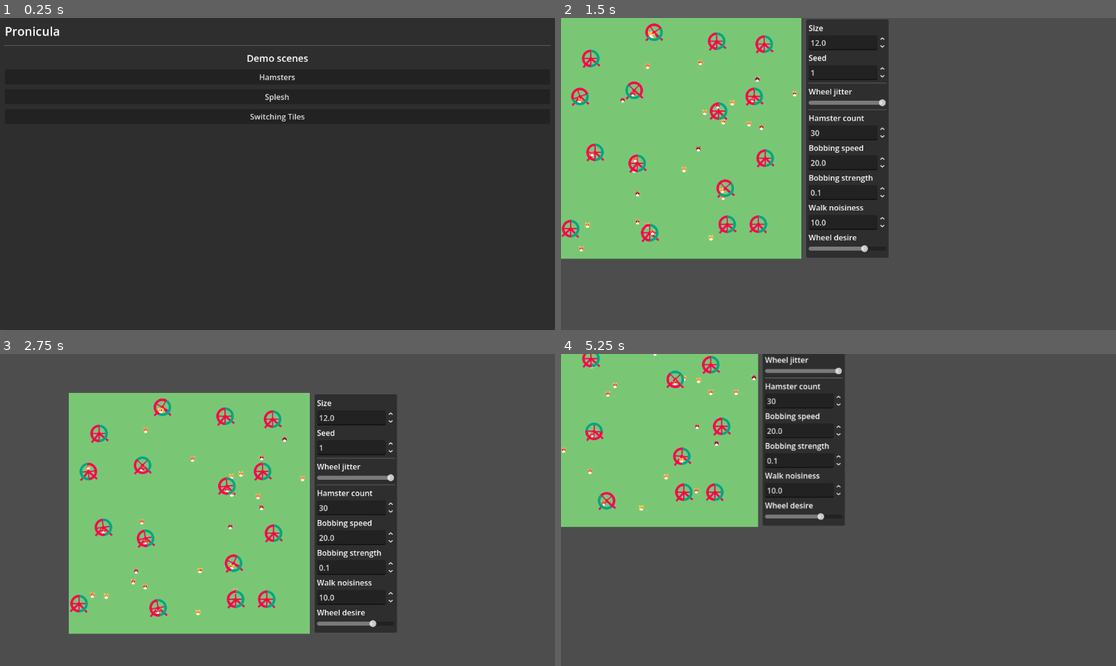
Above: before the commit, frames 1-4 (two rows, left to right).
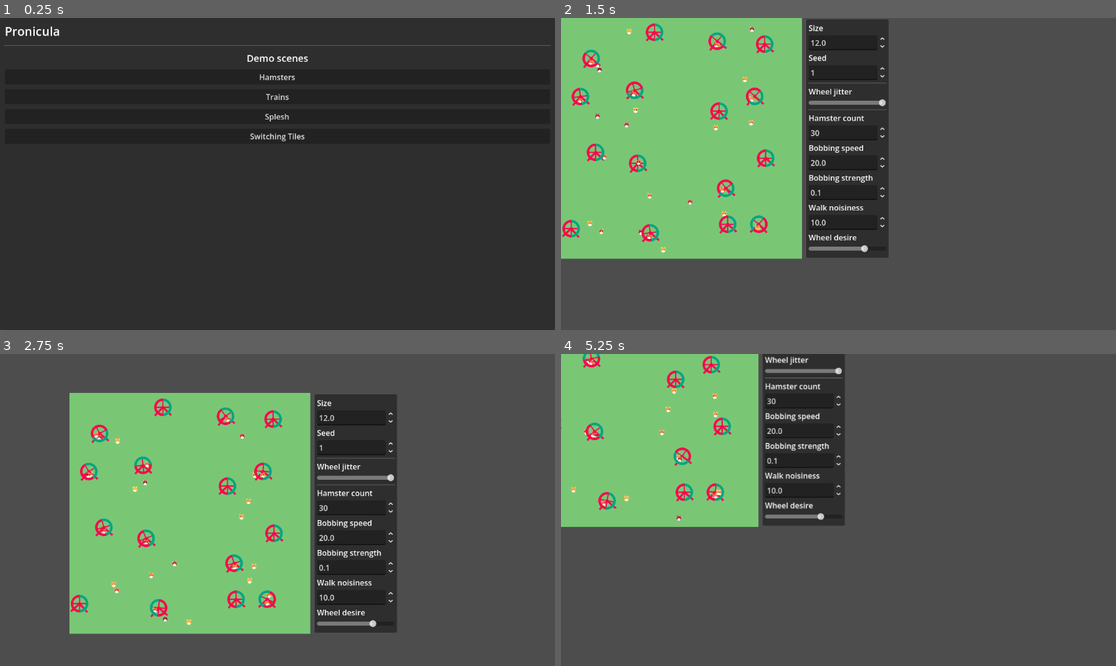
Above: after the commit, the same moments.

Repository: ErikSeewald/Pronicula
Game: Godot game, scene res://scenes/menu/menu.tscn
Same seed, same stepped clock (60 frames per second), same inputs: the game is played once before the commit and once after it.
Inputs (mouse positions are in pixels of both pictures, inside the frame that each line leads up to):
- Up to frame 1 (0.25 s): no input
- Up to frame 2 (1.5 s): click "Hamsters" at 0.5 s; move the mouse to (960, 158) at 1.27 s; hold Middle mouse button (move_around) from 1.28 s (still down); click (960, 158) at 1.42 s
- Up to frame 3 (2.75 s): release Middle mouse button (move_around) at 2 s; drag from (166, 525) to (249, 572) at 2.02 s
- Up to frame 4 (5.25 s): move the mouse to (894, 441) at 2.77 s; tap Mouse wheel down (zoom_out) at 2.85 s; click (894, 441) at 2.92 s; drag from (810, 572) to (672, 463) at 3.52 s; move the mouse to (1005, 556) at 4.27 s; tap Mouse wheel up (zoom_in) at 4.35 s; click (1005, 556) at 4.42 s; drag from (672, 463) to (755, 432) at 5.02 s

The runs differ from the first frame. In frame 1, 0.3% of the frame differs, in the area x 45-55%, y 24-40%; in frame 2, 1.9%; in frame 3, 2.1%, in the area x 12-56%, y 12-90%; in frame 4, 1.3%.

Commit message:
begin working on trains

Diff:
--- a/scenes/demos/Hamsters.tscn
+++ b/scenes/demos/Hamsters.tscn
@@ -6,7 +6,7 @@
 
 [sub_resource type="ShaderMaterial" id="ShaderMaterial_58ydm"]
 shader = ExtResource("2_dters")
-shader_parameter/time = 22.535
+shader_parameter/time = 46.805
 shader_parameter/size = 12.0
 shader_parameter/seed = 1
 shader_parameter/jitter_intensity = 2.0
@@ -24,8 +24,7 @@
 
 [node name="ColorRect" type="ColorRect" parent="FloatingContainer" unique_id=523229470]
 material = SubResource("ShaderMaterial_58ydm")
-offset_left = -0.99999994
-offset_right = 49.0
+offset_right = 50.0
 offset_bottom = 50.0
 scale = Vector2(10, 10)
 script = ExtResource("3_g7pv0")
--- /dev/null
+++ b/scenes/demos/Trains.tscn
@@ -0,0 +1,42 @@
+[gd_scene format=3 uid="uid://ke2eo5tc8fr4"]
+
+[ext_resource type="Script" uid="uid://bb7ouwmptxgdo" path="res://addons/pronicula_nodes/floating_container.gd" id="1_smfhp"]
+[ext_resource type="Shader" uid="uid://dkmsm567oqw1y" path="res://shaders/demos/trains/trains_background.gdshader" id="2_2rpg6"]
+
+[sub_resource type="ShaderMaterial" id="ShaderMaterial_smfhp"]
+shader = ExtResource("2_2rpg6")
+shader_parameter/time = 0.0
+shader_parameter/size = 100.0
+shader_parameter/seed = 1
+shader_parameter/background_color = Color(0.45, 0.4, 0.8, 1)
+shader_parameter/tracks_color = Color(0.1, 0.1, 0.2, 1)
+shader_parameter/jitter_intensity = 6.0
+shader_parameter/show_jitter = false
+
+[node name="Trains" type="Node2D" unique_id=1225401729]
+
+[node name="FloatingContainer" type="Node2D" parent="." unique_id=100909572]
+script = ExtResource("1_smfhp")
+metadata/_custom_type_script = "uid://bb7ouwmptxgdo"
+
+[node name="ColorRect" type="ColorRect" parent="FloatingContainer" unique_id=142836184]
+material = SubResource("ShaderMaterial_smfhp")
+offset_right = 50.0
+offset_bottom = 50.0
+scale = Vector2(10, 10)
+metadata/_edit_use_anchors_ = true
+
+[node name="UI" type="Panel" parent="FloatingContainer" unique_id=644495612]
+offset_left = 509.0
+offset_top = 3.0
+offset_right = 680.0
+offset_bottom = 498.0
+metadata/_edit_use_anchors_ = true
+
+[node name="VBoxContainer" type="VBoxContainer" parent="FloatingContainer/UI" unique_id=617559644]
+layout_mode = 0
+offset_left = 5.0
+offset_top = 6.0
+offset_right = 166.0
+offset_bottom = 259.0
+metadata/_edit_use_anchors_ = true
--- a/scenes/menu/menu.tscn
+++ b/scenes/menu/menu.tscn
@@ -58,6 +58,10 @@
 layout_mode = 2
 text = "Hamsters"
 
+[node name="TrainsButton" type="Button" parent="Panel/MarginContainer/VBoxContainer/DemoButtons" unique_id=1067390067]
+layout_mode = 2
+text = "Trains"
+
 [node name="SpleshButton" type="Button" parent="Panel/MarginContainer/VBoxContainer/DemoButtons" unique_id=881057187]
 layout_mode = 2
 text = "Splesh"
@@ -68,5 +72,6 @@
 "
 
 [connection signal="pressed" from="Panel/MarginContainer/VBoxContainer/DemoButtons/HamstersButton" to="." method="launch_hamsters"]
+[connection signal="pressed" from="Panel/MarginContainer/VBoxContainer/DemoButtons/TrainsButton" to="." method="launch_trains"]
 [connection signal="pressed" from="Panel/MarginContainer/VBoxContainer/DemoButtons/SpleshButton" to="." method="launch_splesh_demo"]
 [connection signal="pressed" from="Panel/MarginContainer/VBoxContainer/DemoButtons/SwitchingTilesButton" to="." method="launch_switching_tiles"]
--- a/scripts/menu/menu.gd
+++ b/scripts/menu/menu.gd
@@ -2,6 +2,9 @@
 
 func launch_hamsters():
 	get_tree().change_scene_to_file("res://scenes/demos/Hamsters.tscn")
+
+func launch_trains():
+	get_tree().change_scene_to_file("res://scenes/demos/Trains.tscn")
 
 func launch_splesh_demo():
 	get_tree().change_scene_to_file("res://scenes/demos/splesh.tscn")
--- a/shaders/demos/hamsters/hamsters.gdshader
+++ b/shaders/demos/hamsters/hamsters.gdshader
@@ -55,16 +55,6 @@
 	vec3 cur_goal;
 };
 
-// Jitters the given coordinates with a jitter seed derived from
-// the jitter group they fall into.
-// As a result, all coordinates within the same group are jittered the same.
-vec2 jitter_grouped(vec2 coords)
-{
-	vec2 jitter_seed = floor(coords  / float(jitter_bounds));
-	return jitter(coords, jitter_seed, seed, jitter_intensity);
-}
-
-
 // Samples the procedural SDF wheel texture based on the given uv as well
 // as the rotated uv for the non-static parts. Uses the difference
 // between cur_col and BACKGROUND_COL to mask out the hamsters that were
@@ -116,7 +106,7 @@
 vec3 draw_wheels(vec2 coords, vec3 cur_col, float wheel_rotation)
 {
 	// Only draw wheel if the tile is the center of the jitter group
-	coords = jitter_grouped(coords);
+	coords = jitter_grouped(coords, float(jitter_bounds), jitter_intensity, seed);
 	ivec2 idx = ivec2(coords);
 	if (idx.x % jitter_bounds == jitter_center && idx.y % jitter_bounds == jitter_center)
 	{
@@ -269,7 +259,7 @@
 void animate_hamster_on_wheel(inout hamster h, float cumulative_wheel_rotation)
 {
 	h.coords = h.last_goal.xy; // Snap to the wheel
-	ivec2 wheel_idx = ivec2(jitter_grouped(h.coords));
+	ivec2 wheel_idx = ivec2(jitter_grouped(h.coords, float(jitter_bounds), jitter_intensity, seed));
 	h.wheel_rotation = get_wheel_rotation(h.phase, vec2(wheel_idx));
 	float rotation = cumulative_wheel_rotation + h.wheel_rotation; // Real accumulation done in draw_hamsters()
 
--- /dev/null
+++ b/shaders/demos/trains/trains_background.gdshader
@@ -0,0 +1,157 @@
+shader_type canvas_item;
+
+#include "res://shaders/util/resource.gdshaderinc"
+#include "res://shaders/util/random.gdshaderinc"
+#include "res://shaders/util/sdf.gdshaderinc"
+
+#include "res://shaders/util/debug.gdshaderinc"
+
+group_uniforms general;
+uniform float time = 0.0;
+uniform float size = 100.0;
+uniform int seed = 1;
+
+group_uniforms colors;
+uniform vec3 background_color: source_color = vec3(0.45, 0.4, 0.8);
+uniform vec3 tracks_color: source_color = vec3(0.1, 0.1, 0.2);
+
+group_uniforms tracks;
+uniform float jitter_intensity: hint_range(0.0, 6.0) = 6.0;
+const int jitter_bounds = 9;
+const int jitter_center = 5;
+
+group_uniforms debug;
+uniform bool show_jitter = false;
+
+vec3 draw_joints(vec2 coords, vec3 cur_col)
+{
+	vec2 jittered = jitter_grouped(coords, float(jitter_bounds), jitter_intensity, seed);
+	ivec2 idx = ivec2(jittered);
+
+	if (show_jitter)
+	{
+		ivec2 group_id = ivec2(coords / float(jitter_bounds));
+		cur_col.gb = hash_vec2_vec2(vec2(idx), seed) * max(0.4, float((group_id.x + group_id.y) % 2));
+	}
+
+	if (idx.x % jitter_bounds == jitter_center && idx.y % jitter_bounds == jitter_center)
+	{
+		vec2 uv = fract(jittered);
+		uv -= vec2(0.5);
+		float alpha = -sd_circle(uv, 0.25);
+
+		return mask_aa(cur_col, tracks_color, alpha);
+	}
+
+	return cur_col;
+}
+
+const int num_offsets = 4;
+const vec2[num_offsets] offsets = { vec2(1.0, 0.0), vec2(-1.0, 0.0), vec2(0.0, 1.0), vec2(0.0, -1.0) };
+
+const int num_points_in_base_circuit = 8;
+const ivec2[num_points_in_base_circuit] circuit_series =
+{
+	ivec2(0, 0), ivec2(1, 0), ivec2(2, 0),
+	ivec2(2, 1), ivec2(2, 2), ivec2(1, 2),
+	ivec2(0, 2), ivec2(0, 1)
+};
+
+ivec2 circuit_next(ivec2 current)
+{
+	for (int i = 0; i < num_points_in_base_circuit; i++)
+	{
+		if (current == circuit_series[i]) { return circuit_series[(i+1) % num_points_in_base_circuit]; }
+	}
+}
+
+ivec2 circuit_prev(ivec2 current)
+{
+	if (current == ivec2(0, 0)) { return circuit_series[num_points_in_base_circuit - 1]; }
+	for (int i = 0; i < num_points_in_base_circuit; i++)
+	{
+		if (current == circuit_series[i]) { return circuit_series[(i-1) % num_points_in_base_circuit]; }
+	}
+}
+
+vec3 draw_tracks(vec2 coords, vec3 cur_col)
+{
+	float bounds = float(jitter_bounds);
+	vec2 group_id = floor(coords / bounds);
+	vec2 group_uv = mod(coords, bounds);
+
+	vec2 center = (group_id * bounds + vec2(float(jitter_center))) + vec2(0.5);
+	vec2 jittered_center = jitter_grouped(center, float(jitter_bounds), -jitter_intensity, seed);
+	vec2 p0 = mod(jittered_center, bounds);
+
+	float alpha;
+
+	// IN
+	vec2[num_offsets] in_offsets;
+	int inputs_found = 0;
+	for (int i = 0; i < num_offsets; i++)
+	{
+		vec2 neighbor_id = group_id - offsets[i];
+		int neighbor_offset_idx = int(hash_vec2_float(neighbor_id, seed) * 10.0) % num_offsets;
+		vec2 neighbor_offset = offsets[neighbor_offset_idx];
+		if (neighbor_id + neighbor_offset == group_id)
+		{
+			in_offsets[inputs_found] = -neighbor_offset;
+			inputs_found++;
+		}
+	}
+	for (int i = 0; i < inputs_found; i++)
+	{
+		center = ((group_id + in_offsets[i]) * bounds + vec2(float(jitter_center))) + vec2(0.5);
+		jittered_center = jitter_grouped(center, float(jitter_bounds), -jitter_intensity, seed);
+		vec2 p_left = jittered_center - group_id * bounds;
+		alpha = sdf_union(vec2(alpha, -sd_oriented_box(group_uv, p0, p_left, 0.2)));
+	}
+
+	// OUT
+	int out_offset_idx = int(hash_vec2_float(group_id, seed) * 10.0) % num_offsets;
+	vec2 out_offset = offsets[out_offset_idx];
+
+	center = ((group_id + out_offset) * bounds + vec2(float(jitter_center))) + vec2(0.5);
+	jittered_center = jitter_grouped(center, float(jitter_bounds), -jitter_intensity, seed);
+	vec2 p_right = jittered_center - group_id * bounds;
+
+	alpha = sdf_union(vec2(alpha, -sd_oriented_box(group_uv, p0, p_right, 0.2)));
+
+	// BASE CIRCUIT
+	int circuits_bounds = 3;
+	ivec2 circuit_id = ivec2(coords / float(circuits_bounds * jitter_bounds));
+	ivec2 circuit_idx = ivec2(mod(group_id, float(circuits_bounds)));
+
+	if (circuit_idx != ivec2(1, 1))
+	{
+		ivec2 next = circuit_next(circuit_idx) + circuit_id * circuits_bounds;
+
+		center = (vec2(next) * bounds + vec2(float(jitter_center))) + vec2(0.5);
+		jittered_center = jitter_grouped(center, float(jitter_bounds), -jitter_intensity, seed);
+		vec2 p_next = jittered_center - group_id * bounds;
+
+		alpha = sdf_union(vec2(alpha, -sd_oriented_box(group_uv, p0, p_next, 0.2)));
+
+		// PREV
+		ivec2 prev = circuit_prev(circuit_idx) + circuit_id * circuits_bounds;
+
+		center = (vec2(prev) * bounds + vec2(float(jitter_center))) + vec2(0.5);
+		jittered_center = jitter_grouped(center, float(jitter_bounds), -jitter_intensity, seed);
+		vec2 p_prev = jittered_center - group_id * bounds;
+
+		alpha = sdf_union(vec2(alpha, -sd_oriented_box(group_uv, p0, p_prev, 0.2)));
+	}
+
+
+	return mask_aa(cur_col, tracks_color, alpha);
+}
+
+void fragment()
+{
+	vec2 coords = UV * size;
+
+	COLOR.rgb = background_color;
+	COLOR.rgb = draw_joints(coords, COLOR.rgb);
+	COLOR.rgb = draw_tracks(coords, COLOR.rgb);
+}
Not shown, added: shaders/demos/trains/trains_background.gdshader.uid
Not shown, added: shaders/util/debug.gdshaderinc
Not shown, added: shaders/util/debug.gdshaderinc.uid
Not shown, changed: shaders/util/random.gdshaderinc
